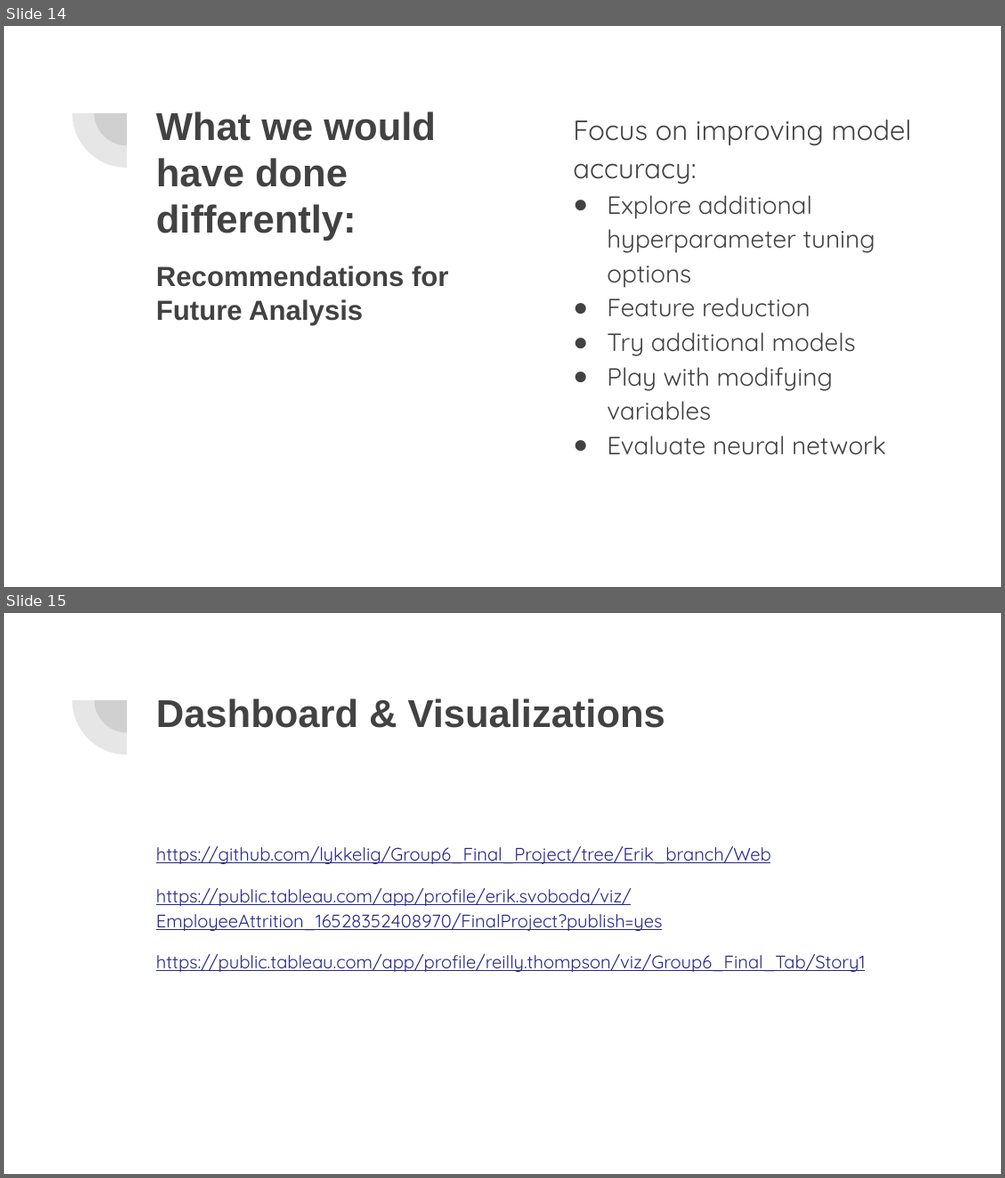
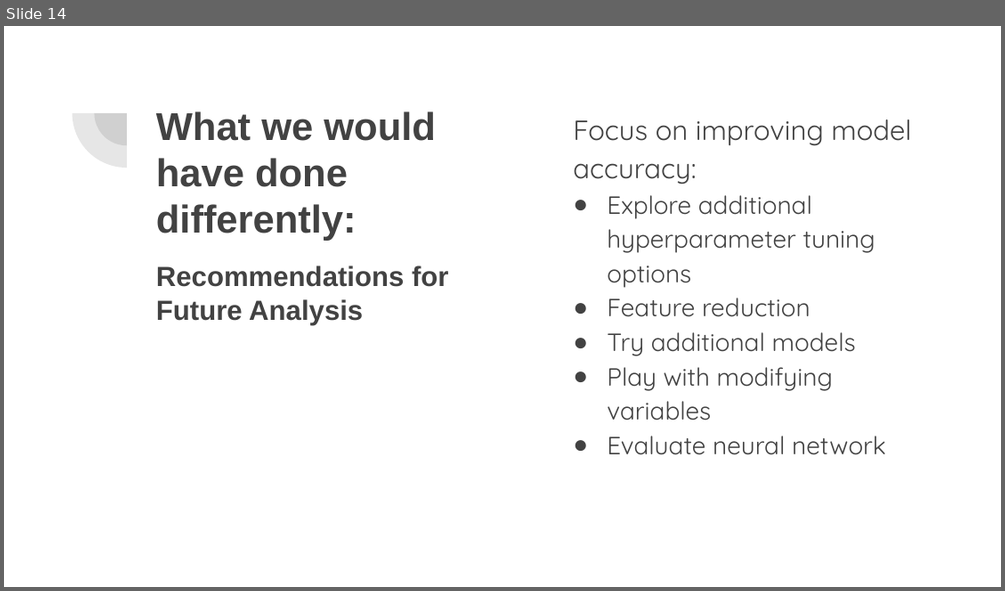
Before and after one commit to lykkelig/Group6_Final_Project, a slide deck: Presentation/Final Project Presentation.pptx. Shown one above the other, each under a label of ours: slides 14 and 15 before the commit, slide 14 after it. The pictures are 1005x1178 and 1005x591 pixels, drawn with LibreOffice and Linux fonts; fonts in the diff are those of the drawing. Boxes give left, top, right and bottom in pixels: in the first picture for what was removed or moved away, otherwise in the second. Text is boxed around its words. In the diff, an @@ line names an element or a change of style, - is before the commit and + after.

```diff
--- a/Presentation/Final Project Presentation.pptx
+++ b/Presentation/Final Project Presentation.pptx
@@ slide 15 removed at [4, 613, 1001, 1174], background #FFFFFF; not listed: 2 template elements that a slide beside it also shows @@
@@ title removed at [156, 698, 665, 728] @@
-Dashboard & Visualizations
@@ text removed at [156, 846, 865, 972] @@
-https://github.com/lykkelig/Group6_Final_Project/tree/Erik_branch/Web
-https://public.tableau.com/app/profile/erik.svoboda/viz/EmployeeAttrition_16528352408970/FinalProject?publish=yes
-https://public.tableau.com/app/profile/reilly.thompson/viz/Group6_Final_Tab/Story1
```
Also in this commit, not shown: 3 slides changed, 1 slide added, 1 other slide removed.
